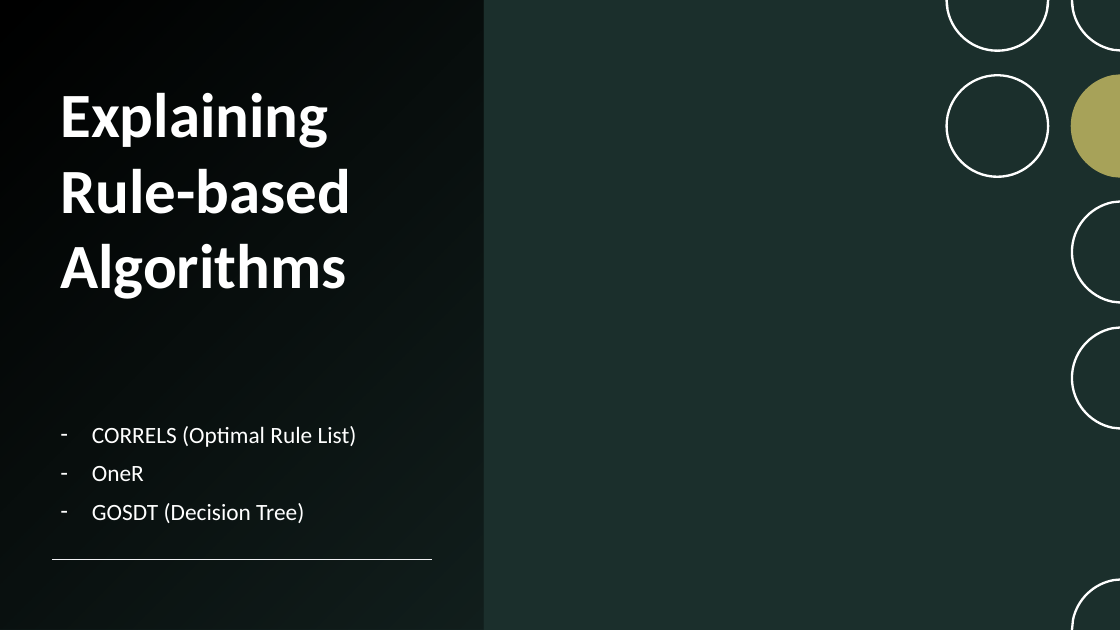
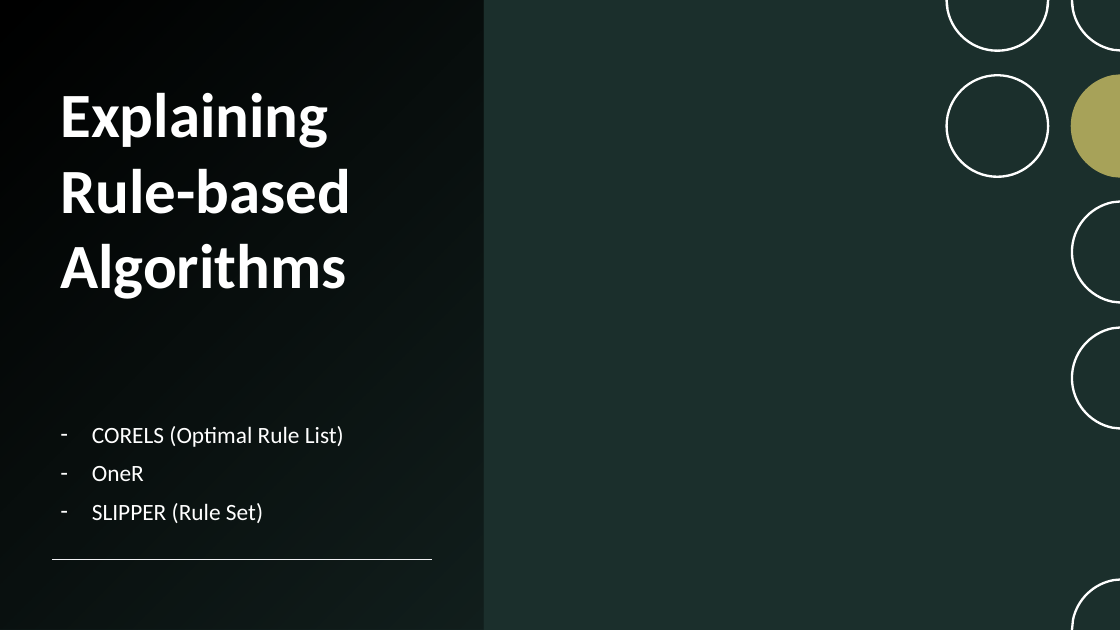
Before and after one commit to ahmed-boutar/interpreting-rule-based-models, a slide deck: slide 1 of Interpreting-Decision-Rules.pptx. Drawn at 1120x630 pixels with LibreOffice and Linux fonts; fonts in the diff are those of the drawing; background and template pictures are left out. Boxes give left, top, right and bottom in pixels: in the first picture for what was removed or moved away, otherwise in the second. Text is boxed around its words. In the diff, an @@ line names an element or a change of style, - is before the commit and + after.

Commit message:
Updated the slides

```diff
--- a/Interpreting-Decision-Rules.pptx
+++ b/Interpreting-Decision-Rules.pptx
@@ subtitle at box(92, 426, 344, 447): text changed @@
-– CORRELS (Optimal Rule List)
+– CORELS (Optimal Rule List)
@@ subtitle at box(92, 503, 263, 523): text changed @@
-– GOSDT (Decision Tree)
+– SLIPPER (Rule Set)
```
Also in this commit, not shown: 1 slide removed.
